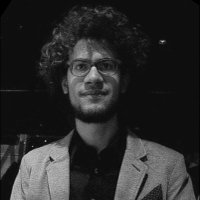
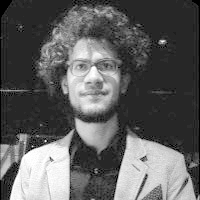
The second 200×200 image is a revision of the first. Changes to its layers:
renamed "10629587_300742050111773_2420419318562752377_n.jpg" to "luca.jpg", painted on it over (0, 0, 200, 200)
removed layer "Layer" over (0, 0, 200, 200)
